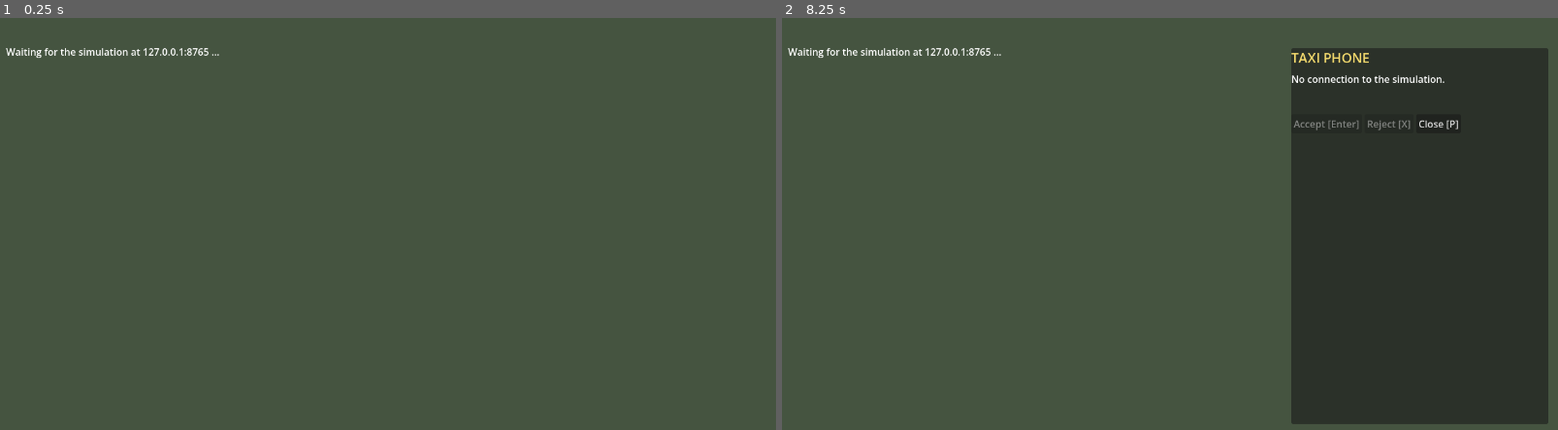
Above: before the commit, frames 1-2 (left to right).
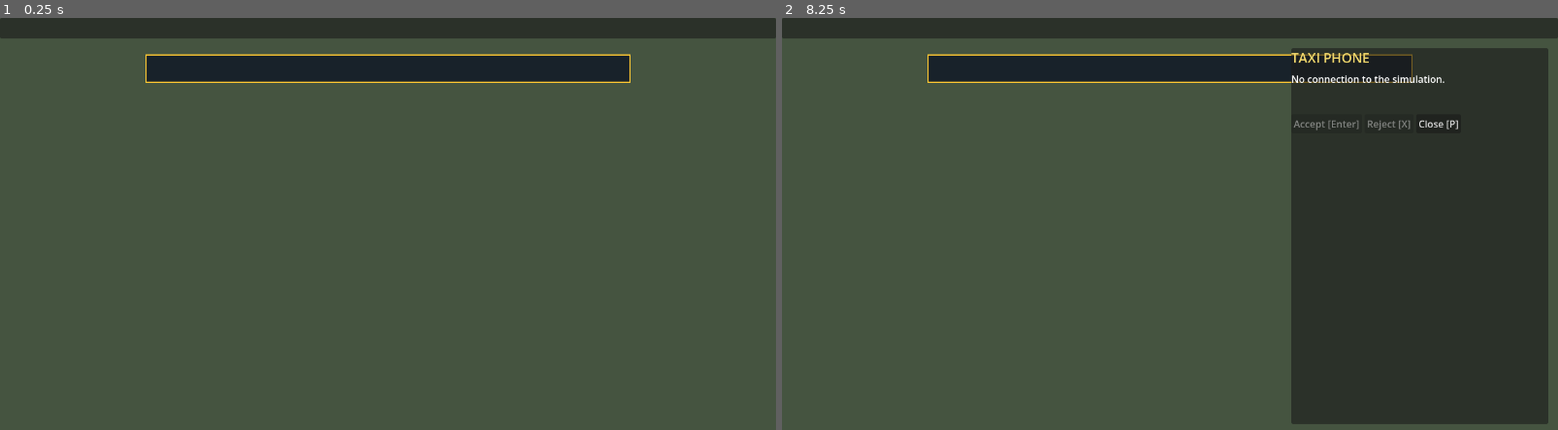
Above: after the commit, the same moments.

Repository: emehtata/roadragetaxi
Game: Godot game, scene res://main.tscn
Same seed, same stepped clock (60 frames per second), same inputs: the game is played once before the commit and once after it.
Inputs (mouse positions are in pixels of both pictures, inside the frame that each line leads up to):
- Up to frame 1 (0.25 s): no input
- Up to frame 2 (8.25 s): tap Enter (phone_accept) every 0.75 s from 0.5 to 4.25 s; move the mouse to (1340, 215) at 0.52 s; hold D 0.53-1.25 s; tap K at 0.6, 3.8 s; click (1340, 215) at 0.67 s; tap Space at 0.77, 3.77, 6.77 s; tap R at 0.8 s; drag from (1014, 256) to (1131, 322) at 1.27 s; move the mouse to (1247, 141) at 2.02 s; hold D 2.03-2.75 s; tap T at 2.1, 5.3 s; tap F at 2.3 s; drag from (1131, 322) to (937, 170) at 2.77 s; move the mouse to (1402, 302) at 3.52 s; hold A 3.53-4.25 s; tap E at 3.6, 6.8 s; drag from (937, 170) to (1053, 125) at 4.27 s; move the mouse to (1208, 236) at 5.02 s; hold S 5.03-5.75 s; tap 1 (phone_pick_1) at 5.1 s; click (1208, 236) at 5.17 s; drag from (1053, 125) to (1014, 256) at 5.77 s; move the mouse to (1340, 215) at 6.52 s; hold W 6.53-7.25 s; tap 3 (phone_pick_3) at 6.6 s; drag from (1014, 256) to (1131, 322) at 7.27 s; move the mouse to (1247, 141) at 8.02 s; hold S from 8.03 s (still down); tap P (phone_toggle) at 8.1 s

The runs differ from the first frame. In frame 1, 9.4% of the frame differs, in the area x 0-100%, y 0-16%; in frame 2, 8.5%.
Error after the commit: Parse Error: Preload file "res://i18n.gd" does not exist. (res://main.gd:19)

Commit message:
Godot: F12 saves a screenshot, in Pygame's folder (Pictures/TheRoadRageTrip on Windows, ./screenshots elsewhere)
Co-Authored-By: Claude Opus 5.5 <noreply@anthropic.com>

Diff:
--- a/godot/main.gd
+++ b/godot/main.gd
@@ -16,6 +16,7 @@
 const MapChunk := preload("res://map_chunk.gd")
 const Hud := preload("res://hud.gd")
 const WeatherLayer := preload("res://weather_layer.gd")
+const T := preload("res://i18n.gd")
 @onready var sim: SimClient = $SimClient
 @onready var map_layer: Node2D = $MapLayer
 @onready var entities: Node2D = $EntityLayer
@@ -40,6 +41,11 @@
 var _road_rage_pending := false  # SPACE: one press, sent once; the simulation decides if there's rage to spend
 var speed_limiter := true  # V (render/hud.py "V = limiter"): a session toggle, reported in every command
 var red_light_assist := false  # B: likewise
+var lane_assist := false  # K: likewise
+var _respawn_pending := false
+var _cancel_ride_pending := false
+var _reset_trip_pending := false
+var _help: PanelContainer
 var summary_shown := false  # the career city summary is up: the session is over, no more driving commands
 var _engine_on := true
 var drive := DriveInput.new()  # the held driving keys (drive_input.gd)
@@ -74,6 +80,7 @@
 var override_rain := -1.0
 var override_train_at := Vector2.INF
 var override_wetness := -1.0  # audio test: a moving train here (presentation only)
+var language := "en"
 
 
 var weather: Node = WeatherLayer.new()  # godot-final-06: precipitation, ripples, splashes
@@ -81,6 +88,8 @@
 
 
 func _ready() -> void:
+	_apply_language()
+	_build_help()
 	add_child(weather)
 	add_child(world_light)
 	weather.setup($Sky, map_layer)
@@ -148,6 +157,23 @@
 		add_child(tester)
 
 
+func set_language(value: String) -> void:
+	language = value
+	if is_inside_tree():
+		_apply_language()
+
+
+func _apply_language() -> void:
+	hud.language = language
+	phone.set_language(language)
+	instruments.language = language
+	nav_overlay.language = language
+	entities.language = language
+	if _help != null:
+		_help.queue_free()
+		_build_help()
+
+
 func _on_connection(up: bool) -> void:
 	print("simulation ", "connected" if up else "disconnected")
 	phone.set_connected(up)
@@ -180,9 +206,29 @@
 	_state_usec = lerpf(_state_usec, float(Time.get_ticks_usec() - started + sim.parse_usec), 0.1)
 
 
+## F12 (main/__init__.py): the window as screenshot_<ns>.png in Pygame's
+## folder (debug_tools._screenshot_directory). Pygame's JSON debug snapshot
+## is server state and isn't written here.
+func save_screenshot() -> String:
+	var path := screenshot_directory(OS.get_name(), OS.get_environment("USERPROFILE")).path_join(
+		"screenshot_%d.png" % int(Time.get_unix_time_from_system() * 1e9))
+	DirAccess.make_dir_recursive_absolute(path.get_base_dir())
+	var error := get_viewport().get_texture().get_image().save_png(path)
+	print("Screenshot " + (path if error == OK else "failed: %s" % error_string(error)))
+	return path
+
+
+static func screenshot_directory(os_name: String, user_profile: String) -> String:
+	if os_name == "Windows":
+		return user_profile.path_join("Pictures").path_join("TheRoadRageTrip")
+	return OS.get_environment("PWD").path_join("screenshots") if OS.has_environment("PWD") else "screenshots"
+
+
 func _unhandled_input(event: InputEvent) -> void:
 	if event is InputEventKey and event.pressed and not event.echo:
 		match event.keycode:
+			KEY_F12:
+				save_screenshot()
 			KEY_F:
 				_interact_pending = true
 			KEY_G:
@@ -197,8 +243,23 @@
 				speed_limiter = not speed_limiter
 			KEY_B:
 				red_light_assist = not red_light_assist
+			KEY_K:
+				lane_assist = not lane_assist
+			KEY_R:
+				_respawn_pending = true
+			KEY_X:
+				if not phone.is_open:
+					_cancel_ride_pending = true
+			KEY_T:
+				_reset_trip_pending = true
 			KEY_E:
 				_engine_on = not _engine_on
+			KEY_F1:
+				_help.visible = not _help.visible
+			KEY_ESCAPE:
+				if _help.visible:
+					_help.visible = false
+					get_viewport().set_input_as_handled()
 			KEY_F3:
 				debug_label.visible = not debug_label.visible
 			KEY_EQUAL, KEY_KP_ADD:
@@ -298,7 +359,7 @@
 			return  # the session is over: the summary stays, even when the server goes away
 		hud.visible = false
 		debug_label.visible = true
-		debug_label.text = "Waiting for the simulation at %s:%d ..." % [sim.host, sim.port]
+		debug_label.text = T.text("waiting", language, "Waiting for the simulation at %s:%d …") % [sim.host, sim.port]
 		return
 	if not hud.visible:  # the simulation is here: the HUD replaces the waiting text (F3 brings the readout back)
 		hud.visible = true
@@ -362,7 +423,7 @@
 	audio.set_loop("station_luggage", crowd[0] * 0.4, 1.0, crowd[1])
 	if state.get("should_stop", false) and not summary_shown:
 		show_summary(state)
-	hud.show_state(state, {"speed_limiter": speed_limiter, "red_light_assist": red_light_assist, "navigation": nav_overlay.show_route, "labels": labels.mode, "next_train": show_next_train})
+	hud.show_state(state, {"speed_limiter": speed_limiter, "red_light_assist": red_light_assist, "lane_assist": lane_assist, "navigation": nav_overlay.show_route, "labels": labels.mode, "next_train": show_next_train})
 	instruments.show_state(state)
 	map_layer.set_wetness(state.get("weather", {}).get("wetness", 0.0) if override_wetness < 0.0 else override_wetness)
 	map_layer.set_px_per_m(camera.zoom.x)  # after the camera is placed; only reads its zoom
@@ -428,7 +489,7 @@
 	for node in $Ui.get_children():
 		if node != hud:
 			node.visible = false
-	hud.show_summary(Hud.summary_text(state))
+	hud.show_summary(Hud.summary_text(state, language))
 
 
 ## audio.py spatial_levels' gain: full within `range[0]`, 1/distance
@@ -489,19 +550,39 @@
 ## One command to the simulation (it validates and applies it). The
 ## presses (F, G) go out once, in the next command only.
 func send(controls: Dictionary) -> void:
-	var command := command_for(controls, _engine_on, _interact_pending, _refuel_pending, speed_limiter, red_light_assist, _road_rage_pending)
+	var command := command_for(controls, _engine_on, _interact_pending, _refuel_pending, speed_limiter, red_light_assist,
+		_road_rage_pending, lane_assist, _respawn_pending, _cancel_ride_pending, _reset_trip_pending)
 	_interact_pending = false
 	_refuel_pending = false
 	_road_rage_pending = false
+	_respawn_pending = false
+	_cancel_ride_pending = false
+	_reset_trip_pending = false
 	sim.send_command(command)
 
 
 static func command_for(controls: Dictionary, engine_on: bool, interact: bool, refuel: bool,
-		limiter := true, assist := false, road_rage := false) -> Dictionary:
+		limiter := true, assist := false, road_rage := false, lane := false, respawn := false,
+		cancel_ride := false, reset_trip := false) -> Dictionary:
 	var command := {"speed_limiter_enabled": limiter, "red_light_assist_enabled": assist, "refuel": refuel, "road_rage": road_rage,
+		"lane_assist_enabled": lane, "respawn": respawn, "cancel_ride": cancel_ride, "reset_trip": reset_trip,
 		"engine_on": engine_on, "interact": interact}
 	command.merge(controls, true)
 	return command
+
+
+func _build_help() -> void:
+	_help = PanelContainer.new()
+	_help.visible = false
+	_help.set_anchors_preset(Control.PRESET_CENTER)
+	_help.position = Vector2(-390, -255)
+	_help.custom_minimum_size = Vector2(780, 510)
+	$Ui.add_child(_help)
+	var text := Label.new()
+	text.horizontal_alignment = HORIZONTAL_ALIGNMENT_CENTER
+	text.add_theme_font_size_override("font_size", 18)
+	text.text = T.text("controls_help", language, "CONTROLS\n\nWASD / arrows   Drive or walk       Shift   Sprint\nF   Enter / exit taxi               E   Engine\nP   Phone                            1–3 / Enter / X   Phone actions\nSpace   Road rage                   G   Refuel\nR   Respawn taxi                    X   Cancel fare\nT   Reset trip meter                K   Lane assist\nV   Speed limiter                   B   Red-light assist\nN   Navigation                      C   Compass\nJ   Train board                     L   Labels\n+ / -   Zoom                        Esc   Pause\nF1   Close help                     F3   Diagnostics")
+	_help.add_child(text)
 
 
 func _apply_bench_hide() -> void:
--- a/godot/tests/run_tests.gd
+++ b/godot/tests/run_tests.gd
@@ -228,6 +228,8 @@
 	check(text["clock"] == "18:05", "clock (%s)" % text["clock"])
 	check(text["weather"] == "Rain, road 40% wet", "weather (%s)" % text["weather"])
 	check(text["fare"] == "Drive Aino to Rautatientori", "fare (%s)" % text["fare"])
+	var finnish := Hud.values({"on_foot": true, "taxi": {"completed_fares": 2}, "weather": {"weather_type": "rain", "wetness": 0.4}}, {}, "fi")
+	check(finnish["speed"] == "jalan" and finnish["fare"] == "Ei kyytiä – 2 ajettu" and finnish["weather"].begins_with("Sadetta"), "Finnish selection localizes the HUD")
 	check(text["notice"] == "Fare paid", "notice")
 	var empty := Hud.values({})
 	check(empty["money"] == "– €" and empty["clock"] == "--:--" and empty["speed"] == "on foot", "missing fields show placeholders")
@@ -293,6 +295,7 @@
 
 	# Instruments.
 	check(Instruments.trip_text(950.0, 12345.0) == "Trip: 950 m · Odometer: 12.3 km" and Instruments.trip_text(1500.0, 0.0).begins_with("Trip: 1.50 km"), "trip and odometer text")
+	check(Instruments.trip_text(950.0, 12345.0, "fi") == "Matka: 950 m · Mittari: 12.3 km", "instruments follow the selected language")
 	var center := Vector2(100, 100)
 	check(Instruments.dial_point(center, 0.0, 10.0).x < 100.0 and Instruments.dial_point(center, 1.0, 10.0).x > 100.0
 		and is_equal_approx(Instruments.dial_point(center, 0.5, 10.0).y, 90.0), "fuel needle: E left, F right, half up")
@@ -528,6 +531,9 @@
 	check(Hud.subtitle_text({"speaker": "passenger", "text": ""}) == "" and Hud.subtitle_text({}) == "", "no text: no subtitle")
 	hud.show_subtitle({"speaker": "passenger", "speaker_name": "Aino", "text": "Hei", "duration_s": 4.0})
 	check(hud._subtitle.visible and hud._subtitle.text == "Aino: Hei", "one subtitle shows")
+	check(Main.screenshot_directory("Windows", "C:/Users/esa") == "C:/Users/esa/Pictures/TheRoadRageTrip", "F12 on Windows: Pictures/TheRoadRageTrip")
+	check(Main.screenshot_directory("Linux", "").ends_with("screenshots"), "F12 elsewhere: ./screenshots")
+	check(FileAccess.get_file_as_string("res://main.gd").contains("KEY_F12:\n\t\t\t\tsave_screenshot()"), "F12 saves a screenshot")
 	hud.size = Vector2(1280, 720)
 	hud.show_subtitle({"speaker": "driver", "text": "Nyt mennään kovaa, pidä kiinni", "duration_s": 4.0})
 	check(hud._subtitle.size.x > 3.0 * hud._subtitle.size.y, "a subtitle is one horizontal line, not a letter per row")
@@ -885,6 +891,7 @@
 func test_controls_and_economy() -> void:
 	var defaults := Main.command_for({}, true, false, false)
 	check(defaults["speed_limiter_enabled"] == true and defaults["red_light_assist_enabled"] == false, "defaults: limiter on, red-light assist off (PlayerCommand's)")
+	check(defaults["lane_assist_enabled"] == false and not defaults["respawn"] and not defaults["cancel_ride"] and not defaults["reset_trip"], "the remaining gameplay controls have safe defaults")
 	var main: Node = load("res://main.tscn").instantiate()
 	root.add_child(main)
 	var sim: Node = main.get_node("SimClient")
@@ -892,16 +899,21 @@
 	main.send({})
 	check(sim._last_command["speed_limiter_enabled"] == false, "V turns the limiter off in the commands")
 	main._unhandled_input(_key_event(KEY_B))
+	main._unhandled_input(_key_event(KEY_K))
 	main._unhandled_input(_key_event(KEY_F))
 	main._unhandled_input(_key_event(KEY_G))
+	main._unhandled_input(_key_event(KEY_R))
+	main._unhandled_input(_key_event(KEY_X))
+	main._unhandled_input(_key_event(KEY_T))
 	main.send({"throttle": 1.0})
 	var pressed: Dictionary = sim._last_command
-	check(pressed["red_light_assist_enabled"] == true and pressed["speed_limiter_enabled"] == false, "B turns the assist on; the limiter stays off")
-	check(pressed["interact"] == true and pressed["refuel"] == true, "F and G still ride on the next command")
+	check(pressed["red_light_assist_enabled"] == true and pressed["speed_limiter_enabled"] == false and pressed["lane_assist_enabled"] == true, "B/K turn the assists on; the limiter stays off")
+	check(pressed["interact"] and pressed["refuel"] and pressed["respawn"] and pressed["cancel_ride"] and pressed["reset_trip"], "F/G/R/X/T ride on the next command")
 	main.send({"throttle": 0.0})
 	var later: Dictionary = sim._last_command
 	check(later["speed_limiter_enabled"] == false and later["red_light_assist_enabled"] == true, "later commands keep both toggles")
 	check(later["interact"] == false and later["refuel"] == false, "F and G are sent once")
+	check(not later["respawn"] and not later["cancel_ride"] and not later["reset_trip"] and later["lane_assist_enabled"], "R/X/T are sent once; K stays on")
 	main._unhandled_input(_key_event(KEY_V))
 	main.send({})
 	check(sim._last_command["speed_limiter_enabled"] == true, "V again: the limiter back on")
